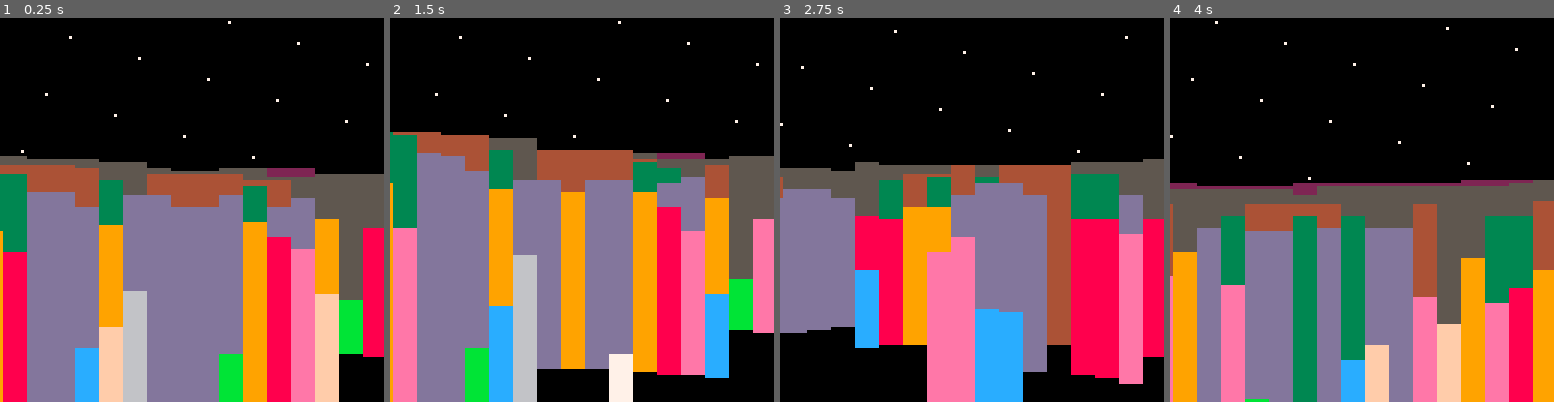
Above: before the commit, frames 1-4 (left to right).
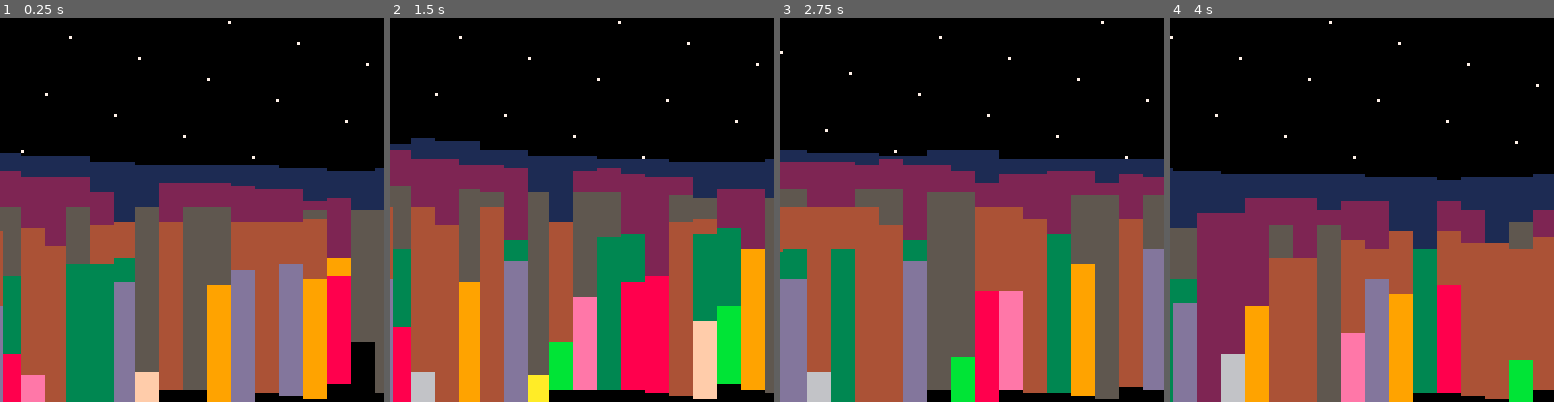
Above: after the commit, the same moments.

Repository: jcwilk/mandel3
Game: PICO-8 cartridge mandel3.p8
The game is run twice, just before and just after one commit, with the same random seed, the same clock (stepped at 60 frames per second) and the same inputs.
Inputs:
- Up to frame 1 (0.25 s): no input
- Up to frame 2 (1.5 s): tap O (Z key) at 0.33, 0.7, 1.43 s; tap X (X key) at 1.07 s
- Up to frame 3 (2.75 s): hold Left 1.97-2.37 s; tap X (X key) at 2.07, 2.4, 2.73 s; tap O (Z key) at 2.22 s; hold Down from 2.42 s (still down)
- Up to frame 4 (4 s): release Down at 2.82 s; hold Right 2.87-3.53 s; tap X (X key) at 3.07, 3.4, 3.73 s; tap O (Z key) at 3.1, 3.98 s; hold Up from 3.58 s (still down)

The runs differ from the first frame. In frame 1, 59% of the frame differs, in the area x 0-100%, y 35-100%; in frame 2, 64%, in the area x 0-100%, y 29-100%; in frame 3, 62%; in frame 4, 57%.

Commit message:
Add various responsiveness optimizations
* abort rays that go too far behind tall columns
* limit iterations for columns behind tall columns since the more the
iterations advance the shorter the column gets and we can't see it keep
getting shorter
* enable and enhance the grid system

Main thing that's missing now is continuous rendering while stationary

Diff:
--- a/mandel3.p8
+++ b/mandel3.p8
@@ -7,8 +7,8 @@
 
   orig_field_of_view=1/6
   orig_draw_distance=6
-  orig_turn_amount=.01
-  orig_speed = .1
+  orig_turn_amount=.005
+  orig_speed = .05
 
   --debug stuff, disable for release
   force_draw_width=false
@@ -24,6 +24,7 @@
   turn_amount=orig_turn_amount
   speed = orig_speed
   height_zoom_ratio = 1.05
+  screen_width = -sin(field_of_view/2) * 2
 
   max_iterations = 20
   max_wall_height = 0.5
@@ -124,6 +125,7 @@
 
   local total_time
   if changed_position then
+    cached_grid={}
     total_time=1
   else
     total_time=2
@@ -139,7 +141,6 @@
   largest_width=0
   local angle_from_ground = 1/4 - field_of_view/2
   local start_distance=player_height * sin(angle_from_ground) / cos(angle_from_ground) * -0.03
-  local screen_width = -sin(field_of_view/2) * 2
   --printh(start_distance)
 
   while screenx<=127 do
@@ -161,32 +162,46 @@
     found=false
 
     distance=start_distance
-    step_ratio=1.2
+    step_ratio=1.1
     local height
     local distance_to_pixel_col = 1 / cos((pa-player.bearing).val)
     local lowest_y = 128
     --printh(distance)
     debugged=false
-
-    while not found and distance < draw_distance*player_height do
-      iterations = mandelbrot(player.coords.x+pv.x*distance,player.coords.y+pv.y*distance)
+    local current_draw_distance=draw_distance*player_height
+    local current_max_iterations=max_iterations
+    local blocker_ratio=false
+
+    while not found and distance < current_draw_distance do
+
+      iterations = mandelbrot(player.coords.x+pv.x*distance, player.coords.y+pv.y*distance, current_max_iterations, distance)
       height = max_wall_height*(1-iterations/max_iterations)
       relative_height = height - player_height
       screen_distance_from_center = relative_height * distance_to_pixel_col/distance
       if debug and screenx == 64 and not debugged then
         debugged=true
-        printh("screenx")
-        printh(distance_to_pixel_col)
+        --printh("screenx")
+        --printh(distance_to_pixel_col)
       end
       pixels_from_center = 128 * screen_distance_from_center/screen_width
       screeny = round(63.5 - pixels_from_center)
 
       if screeny < lowest_y then
-        rectfill(screenx, lowest_y-1, screenx+draw_width-1, screeny, colors[1+flr(iterations/max_iterations*15)])
+        blocker_ratio = relative_height / distance
+
+        if relative_height > 0 then
+          current_draw_distance=distance * (max_wall_height-player_height)/relative_height
+        end
+
+        rectfill(screenx, lowest_y-1, screenx+draw_width-1, screeny, colors[1+flr((iterations/max_iterations)^2*15)])
         lowest_y = screeny
       end
 
       distance*=step_ratio
+      if blocker_ratio then
+        min_height = player_height + blocker_ratio * distance
+        current_max_iterations = max_iterations * (-1 * min_height / max_wall_height + 1)
+      end
     end
 
     screenx+=draw_width
@@ -194,9 +209,11 @@
 end
 
 cached_grid={}
-function mandelbrot(x, y)
-  --x=round(10*x)/10
-  --y=round(10*y)/10
+function mandelbrot(x, y, current_max_iterations, distance)
+  grid_scale=10/player_height/distance
+  --grid_scale=20
+  x=round(grid_scale*x)/grid_scale
+  y=round(grid_scale*y)/grid_scale
   local key=tostr(x,true)..tostr(y,true)
   if cached_grid[key] then
     return cached_grid[key]
@@ -212,7 +229,7 @@
   local xswap
 
   local i=0
-  while i < max_iterations and abs(zx) < 2 and abs(zy) < 2 do
+  while i < current_max_iterations and abs(zx) < 2 and abs(zy) < 2 do
     i+= 1
 
     xswap = zx*zx - zy*zy + x
@@ -220,15 +237,20 @@
     zx = xswap
   end
 
-  --cached_grid[key] = i
+  cached_grid[key] = i
 
   return i
 end
 
 function screenx_to_angle(screenx)
-  local screen_width = -sin(field_of_view/2) * 2
   local offset_from_center_of_screen = (screenx - 127/2) * screen_width/128
   return makeangle(player.bearing.val+atan2(offset_from_center_of_screen, 1)+1/4)
+end
+
+--NB - not currently used
+function angle_to_screenx(angle)
+  local offset_from_center_of_screen = -sin(angle.val-player.bearing.val)
+  return round(offset_from_center_of_screen/screen_width * 128 + 127/2)
 end
 
 makeangle = (function()
Not shown, changed: index.js
